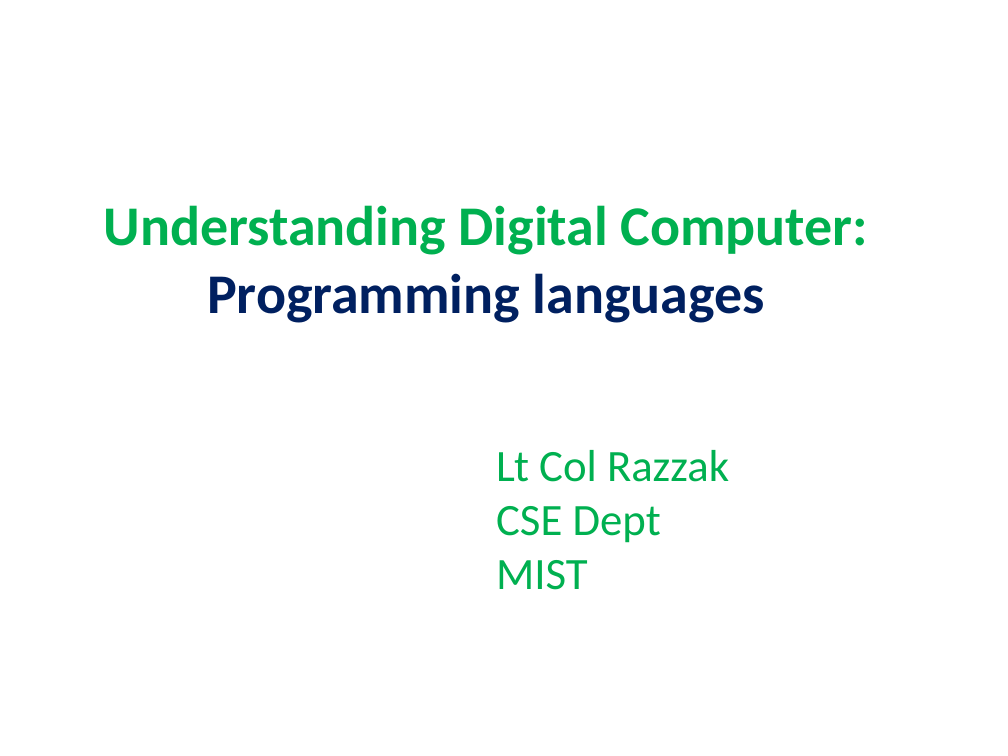
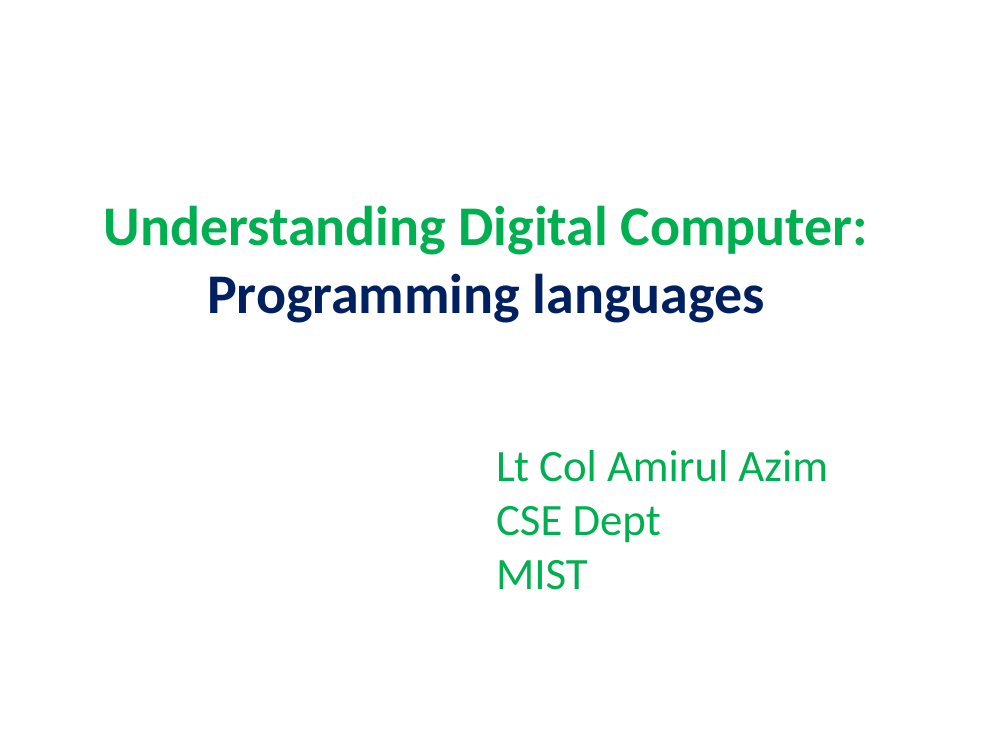
Before and after one commit to jakariamd/jakariamd.github.io, a slide deck: slide 1 of files/CSE291MIST/slides/1.ppt. Drawn at 1008x756 pixels with LibreOffice and Linux fonts; fonts in the diff are those of the drawing. Boxes give left, top, right and bottom in pixels: in the first picture for what was removed or moved away, otherwise in the second. Text is boxed around its words. In the diff, an @@ line names an element or a change of style, - is before the commit and + after.

```diff
--- a/files/CSE291MIST/slides/1.ppt
+++ b/files/CSE291MIST/slides/1.ppt
@@ text at [496, 450, 828, 482]: text changed @@
-Lt Col Razzak
+Lt Col Amirul Azim
```
Also in this commit, not shown: 7 other files.
